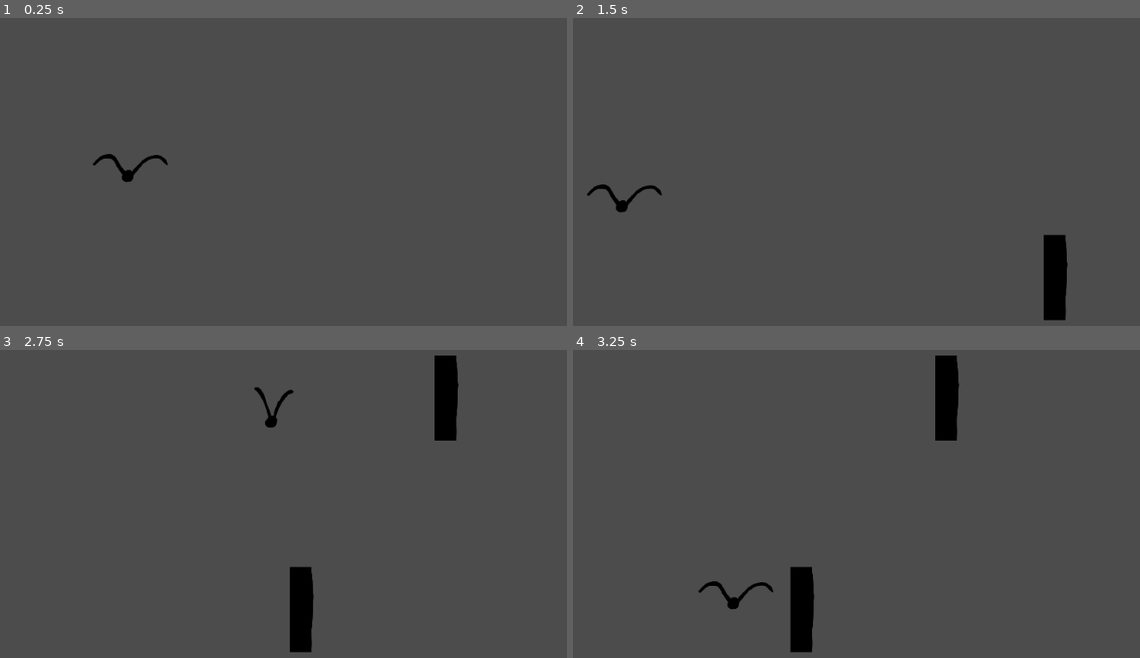
Above: before the commit, frames 1-4 (two rows, left to right).
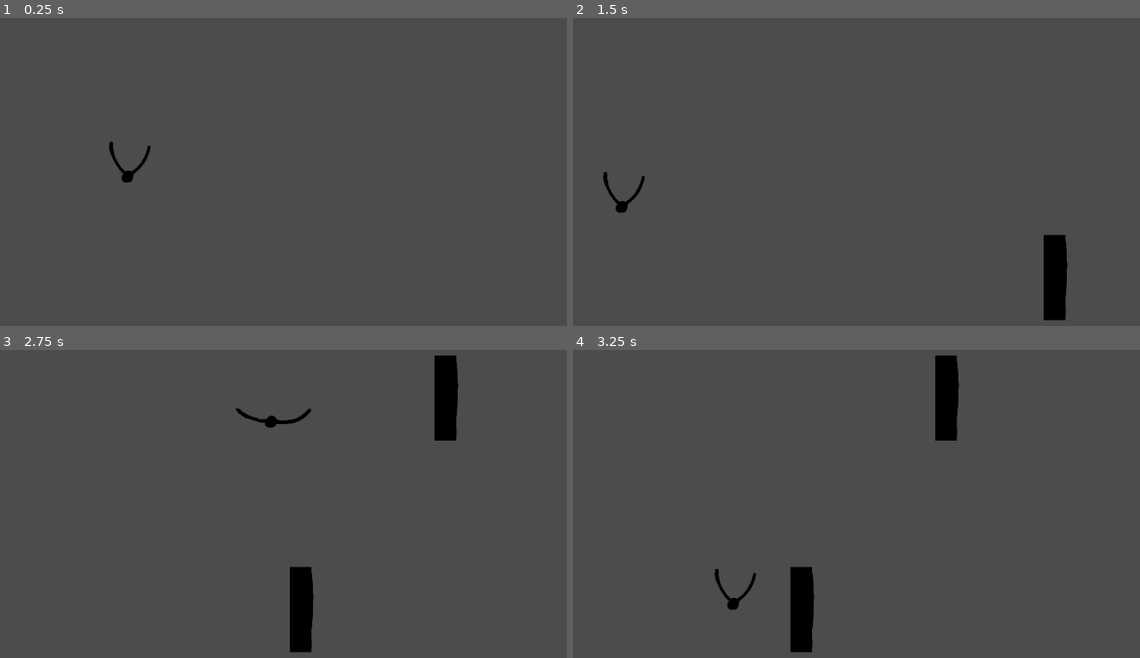
Above: after the commit, the same moments.

Repository: Coursaux/String-game
Game: Godot game, scene res://Main.tscn
Same seed, same stepped clock (60 frames per second), same inputs: the game is played once before the commit and once after it.
Inputs (mouse positions are in pixels of both pictures, inside the frame that each line leads up to):
- Up to frame 1 (0.25 s): no input
- Up to frame 2 (1.5 s): move the mouse to (930, 162) at 0.52 s; move the mouse to (618, 205) at 1.27 s
- Up to frame 3 (2.75 s): move the mouse to (272, 420) at 2.02 s
- Up to frame 4 (3.25 s): move the mouse to (731, 602) at 2.77 s

The runs differ from the first frame. In frame 1, 0.2% of the frame differs, in the area x 16-30%, y 40-54%; in frame 2, 0.2%; in frame 3, 0.3%, in the area x 41-55%, y 12-25%; in frame 4, 0.2%.

Commit message:
things and stuff

Diff:
--- a/String/Character.tscn
+++ b/String/Character.tscn
@@ -28,10 +28,10 @@
 scale = Vector2( 1.5, 1.5 )
 input_pickable = false
 collision_layer = 1
-collision_mask = 1
+collision_mask = 2
 collision/safe_margin = 0.08
 script = ExtResource( 1 )
-_sections_unfolded = [ "Transform" ]
+_sections_unfolded = [ "Collision", "Transform" ]
 __meta__ = {
 "_edit_group_": true
 }
@@ -42,7 +42,7 @@
 scale = Vector2( 0.284444, 0.284444 )
 frames = SubResource( 1 )
 animation = "default"
-frame = 5
+frame = 1
 playing = true
 _sections_unfolded = [ "Transform" ]
 
--- a/String/Main.gd
+++ b/String/Main.gd
@@ -14,7 +14,6 @@
 #	# Update game logic here.
 #	pass
 
-
 func _on_Timer_timeout():
 	spawn()
 	$Spawn.wait_time = rand_range(1, 2);
--- a/String/Wall.gd
+++ b/String/Wall.gd
@@ -4,7 +4,9 @@
 
 func _physics_process(delta):
 	motion.x = -200
-	move_and_slide(motion)
+	var collision = move_and_collide(motion * delta)
+	if collision:
+		get_tree().quit()
 
 func _on_Timer_timeout():
 	hide()
--- a/String/Wall.tscn
+++ b/String/Wall.tscn
@@ -12,10 +12,11 @@
 
 position = Vector2( 35, 35 )
 input_pickable = false
-collision_layer = 1
+collision_layer = 2
 collision_mask = 1
 collision/safe_margin = 0.08
 script = ExtResource( 1 )
+_sections_unfolded = [ "Collision" ]
 __meta__ = {
 "_edit_group_": true
 }
--- a/String/project.godot
+++ b/String/project.godot
@@ -14,6 +14,11 @@
 run/main_scene="res://Main.tscn"
 config/icon="res://icon.png"
 
+[layer_names]
+
+2d_physics/layer_1="Player"
+2d_physics/layer_2="Obstacles"
+
 [rendering]
 
 environment/default_environment="res://default_env.tres"
